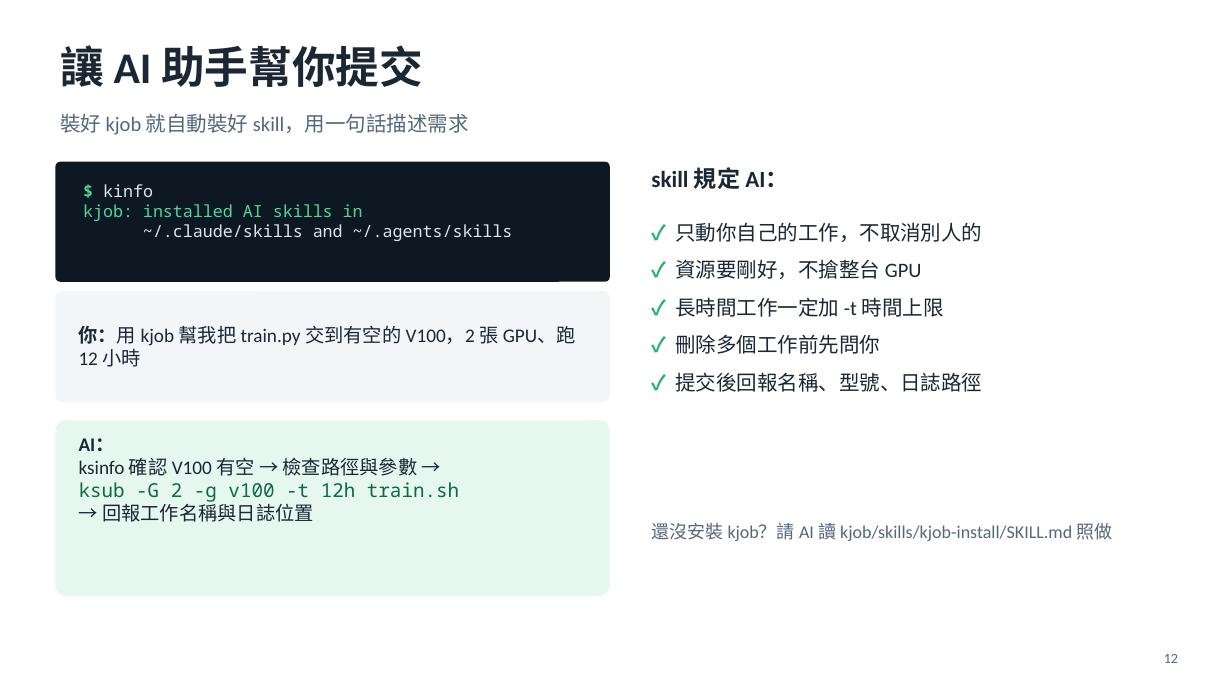
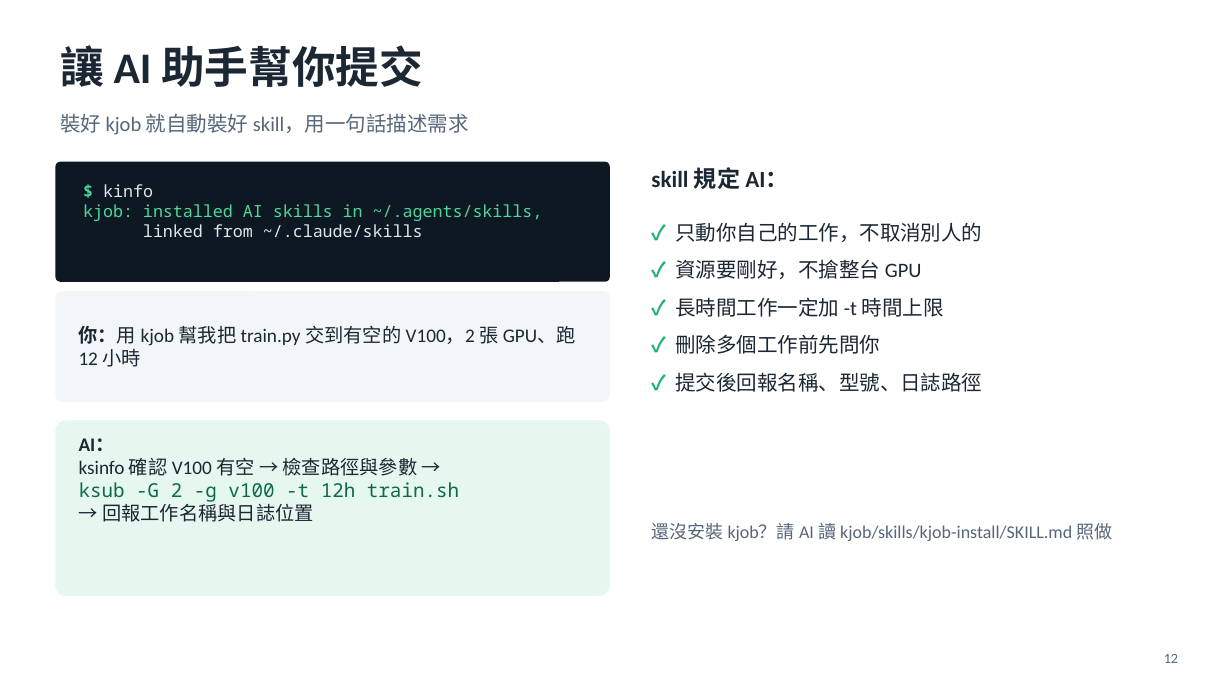
Before and after one commit to MarkJiang-maji/kjob, a slide deck: slide 12 of docs/kjob-tutorial.pptx. Drawn at 1232x693 pixels with LibreOffice and Linux fonts; fonts in the diff are those of the drawing. Boxes give left, top, right and bottom in pixels: in the first picture for what was removed or moved away, otherwise in the second. Text is boxed around its words. In the diff, an @@ line names an element or a change of style, - is before the commit and + after.

```diff
--- a/docs/kjob-tutorial.pptx
+++ b/docs/kjob-tutorial.pptx
@@ text at bbox=[83, 204, 543, 237]: text changed; text colour #DCE6EE to #4FD69C @@
-kjob: installed AI skills in
-~/.claude/skills and ~/.agents/skills
+kjob: installed AI skills in ~/.agents/skills,
+linked from ~/.claude/skills
```
Also in this commit, not shown: 8 other files.
